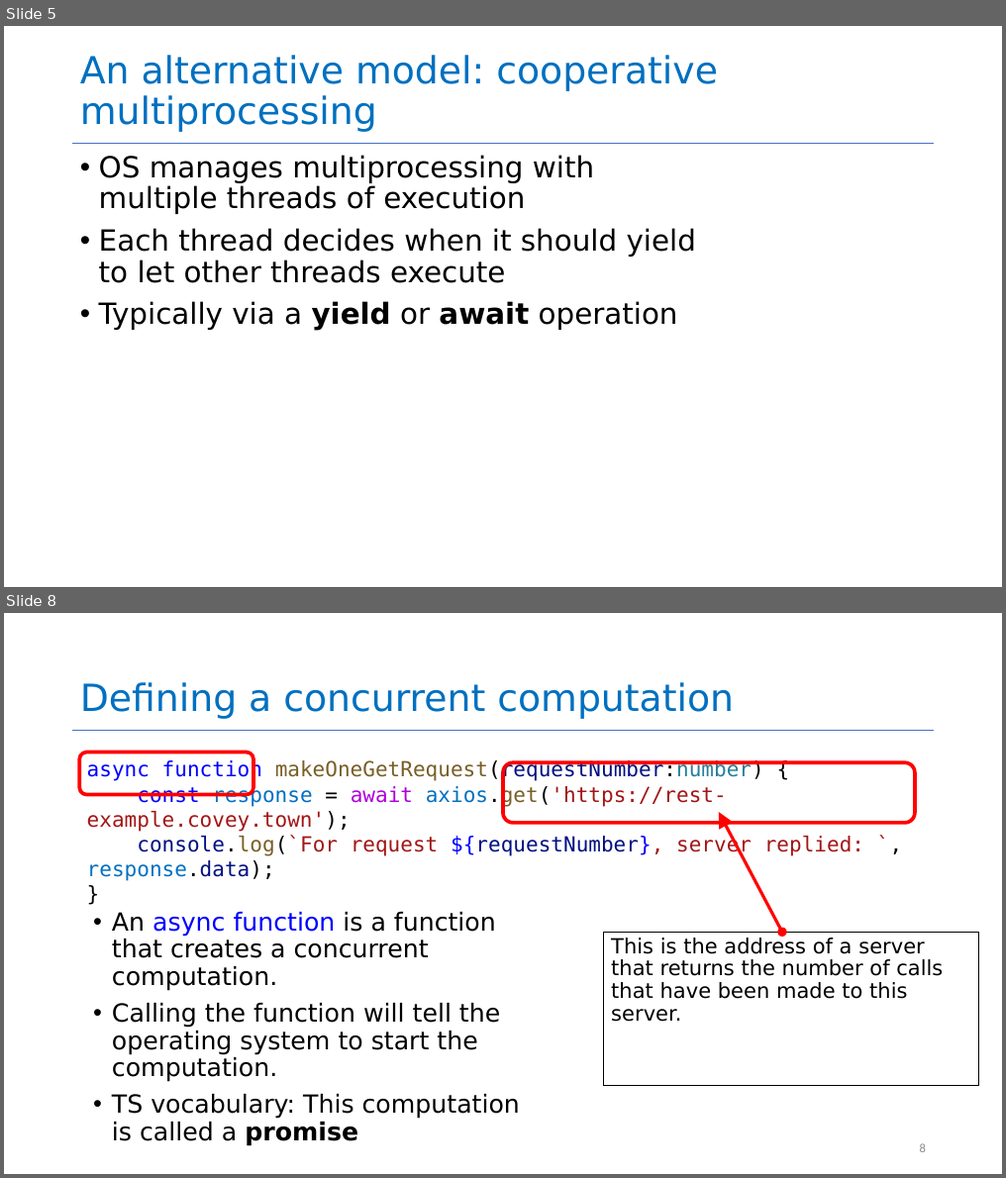
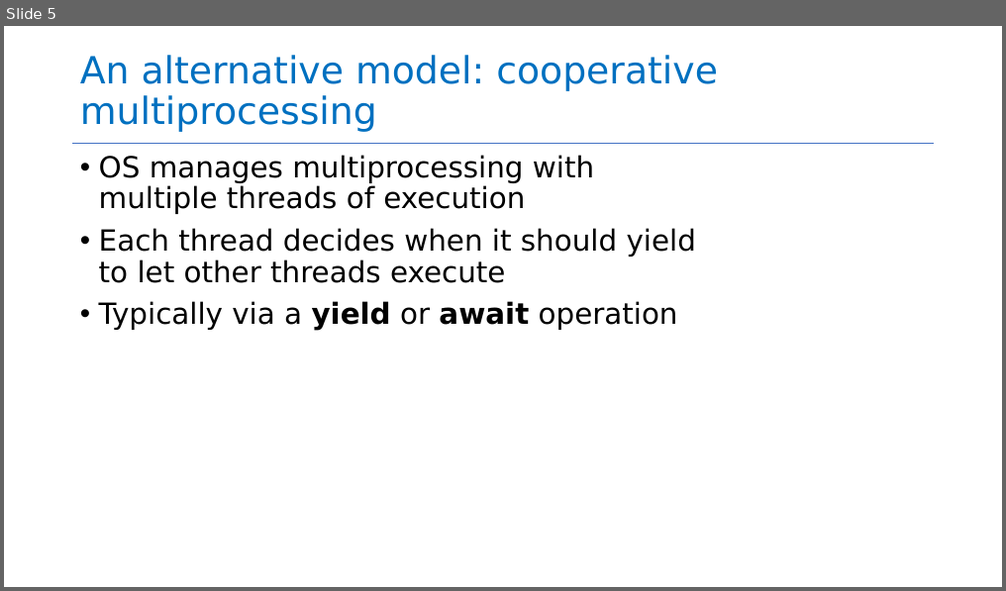
Before and after one commit to neu-se/CS4530-Fall-2022, a slide deck: Slides/Module 05 Concurrency Patterns in Typescript.pptx. Shown one above the other, each under a label of ours: slides 5 and 8 before the commit, slide 5 after it; the slides between them are not shown. The pictures are 1006x1178 and 1006x591 pixels, drawn with LibreOffice and Linux fonts; fonts in the diff are those of the drawing. Boxes give left, top, right and bottom in pixels: in the first picture for what was removed or moved away, otherwise in the second. Text is boxed around its words. In the diff, an @@ line names an element or a change of style, - is before the commit and + after.

Commit message:
added slides, examples, for M05

```diff
--- a/Slides/Module 05 Concurrency Patterns in Typescript.pptx
+++ b/Slides/Module 05 Concurrency Patterns in Typescript.pptx
@@ slide 8 removed at [4,613,1002,1174], background #FFFFFF; not listed: 1 template element that a slide beside it also shows @@
@@ title removed at [80,682,734,719] @@
-Defining a concurrent computation
@@ rounded rectangle removed at [79,753,253,795] @@
@@ text removed at [87,760,864,881] @@
-async function makeOneGetRequest(requestNumber:number) {
-const response = await axios.get('https://rest-example.covey.town');
-console.log(`For request ${requestNumber}, server replied: `, response.data);
-}
@@ rounded rectangle removed at [503,762,915,823] @@
@@ double arrow removed from (782, 932) to (719, 812) @@
@@ text removed at [112,912,520,1147] @@
-• An async function is a function that creates a concurrent computation.
-• Calling the function will tell the operating system to start the computation.
-• TS vocabulary: This computation is called a promise
@@ rectangle removed at [604,932,979,1085] @@
-This is the address of a server that returns the number of calls that have been made to this server.
@@ page number removed at [920,1144,926,1153] @@
-8
```
Also in this commit, not shown: 9 slides changed, 13 slides added, 10 other slides removed, 1 other file.
